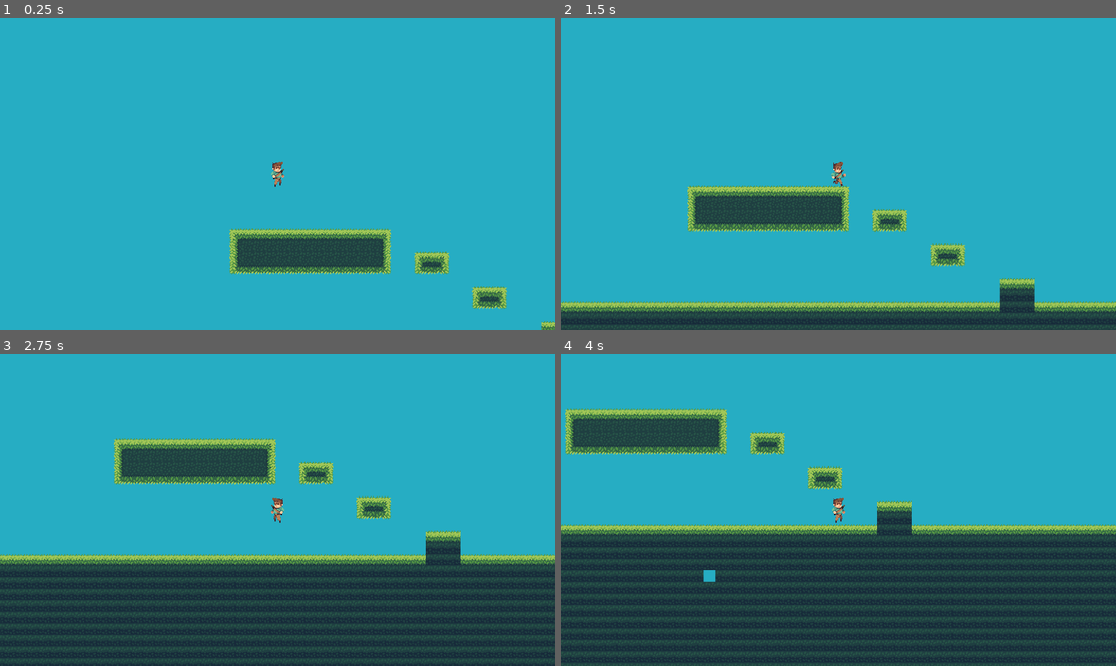
Above: before the commit, frames 1-4 (two rows, left to right).
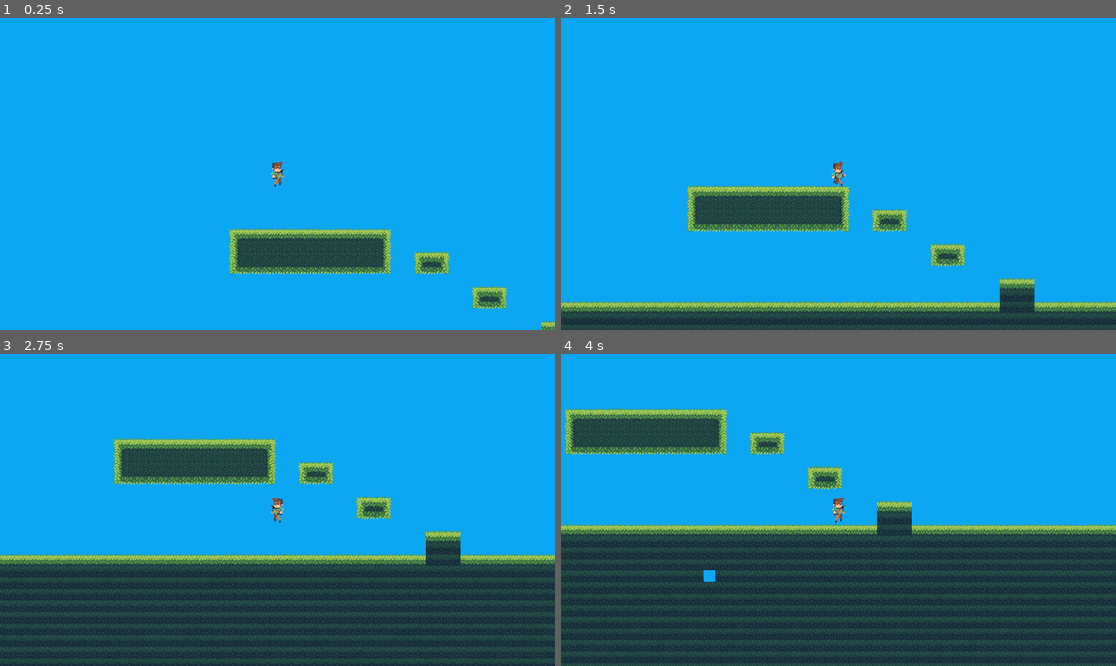
Above: after the commit, the same moments.

Repository: MysteryCoder456/Terons-Crusade
Game: Godot game, scene res://src/scenes/world.tscn
Same seed, same stepped clock (60 frames per second), same inputs: the game is played once before the commit and once after it.
Inputs (mouse positions are in pixels of both pictures, inside the frame that each line leads up to):
- Up to frame 1 (0.25 s): no input
- Up to frame 2 (1.5 s): move the mouse to (960, 158) at 0.52 s; hold D (move_right) from 0.53 s (still down); click (960, 158) at 0.6 s; tap W (jump) at 0.77 s; move the mouse to (727, 189) at 1.27 s; right-click (727, 189) at 1.35 s
- Up to frame 3 (2.75 s): tap W (jump) at 1.52 s; move the mouse to (333, 441) at 2.02 s; release D (move_right) at 2.03 s; hold A (move_left) from 2.03 s (still down); click (333, 441) at 2.1 s
- Up to frame 4 (4 s): move the mouse to (810, 572) at 2.77 s; release A (move_left) at 2.78 s; hold D (move_right) from 2.78 s (still down); right-click (810, 572) at 2.85 s; click (810, 572) at 2.92 s; tap W (jump) at 3.02, 3.77 s; move the mouse to (1005, 556) at 3.52 s; click (1005, 556) at 3.6 s

The runs differ from the first frame. In frame 1, 95% of the frame differs, in the area x 0-100%, y 0-100%; in frame 2, 86%; in frame 3, 59%; in frame 4, 49%.

Commit message:
reduced hotbar slots to 9 and changed skycolor

Diff:
--- a/Terons-Crusade/project.godot
+++ b/Terons-Crusade/project.godot
@@ -73,5 +73,5 @@
 
 [rendering]
 
-environment/default_clear_color=Color( 0.152941, 0.682353, 0.768627, 1 )
+environment/default_clear_color=Color( 0.0509804, 0.658824, 0.956863, 1 )
 environment/default_environment="res://default_env.tres"
--- a/Terons-Crusade/src/ui/Inventory.tscn
+++ b/Terons-Crusade/src/ui/Inventory.tscn
@@ -341,14 +341,14 @@
 anchor_top = 0.5
 anchor_right = 0.5
 anchor_bottom = 0.5
-margin_left = -446.0
+margin_left = -365.0
 margin_top = 230.0
-margin_right = 446.0
+margin_right = 365.0
 margin_bottom = 302.0
-rect_min_size = Vector2( 892, 72 )
+rect_min_size = Vector2( 730, 72 )
 custom_constants/vseparation = 10
 custom_constants/hseparation = 10
-columns = 11
+columns = 9
 __meta__ = {
 "_edit_use_anchors_": false
 }
@@ -423,19 +423,3 @@
 rect_min_size = Vector2( 72, 72 )
 custom_styles/panel = SubResource( 2 )
 script = ExtResource( 3 )
-
-[node name="Slot10" type="Panel" parent="Hotbar"]
-margin_left = 738.0
-margin_right = 810.0
-margin_bottom = 72.0
-rect_min_size = Vector2( 72, 72 )
-custom_styles/panel = SubResource( 2 )
-script = ExtResource( 3 )
-
-[node name="Slot11" type="Panel" parent="Hotbar"]
-margin_left = 820.0
-margin_right = 892.0
-margin_bottom = 72.0
-rect_min_size = Vector2( 72, 72 )
-custom_styles/panel = SubResource( 2 )
-script = ExtResource( 3 )
